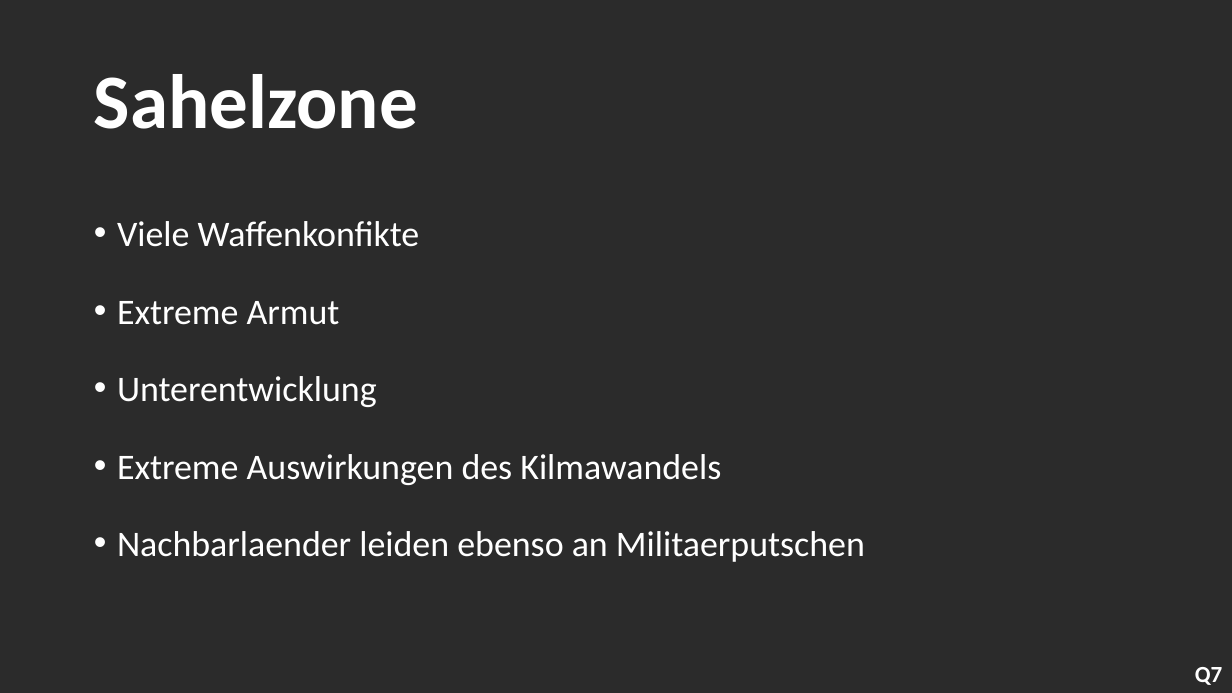
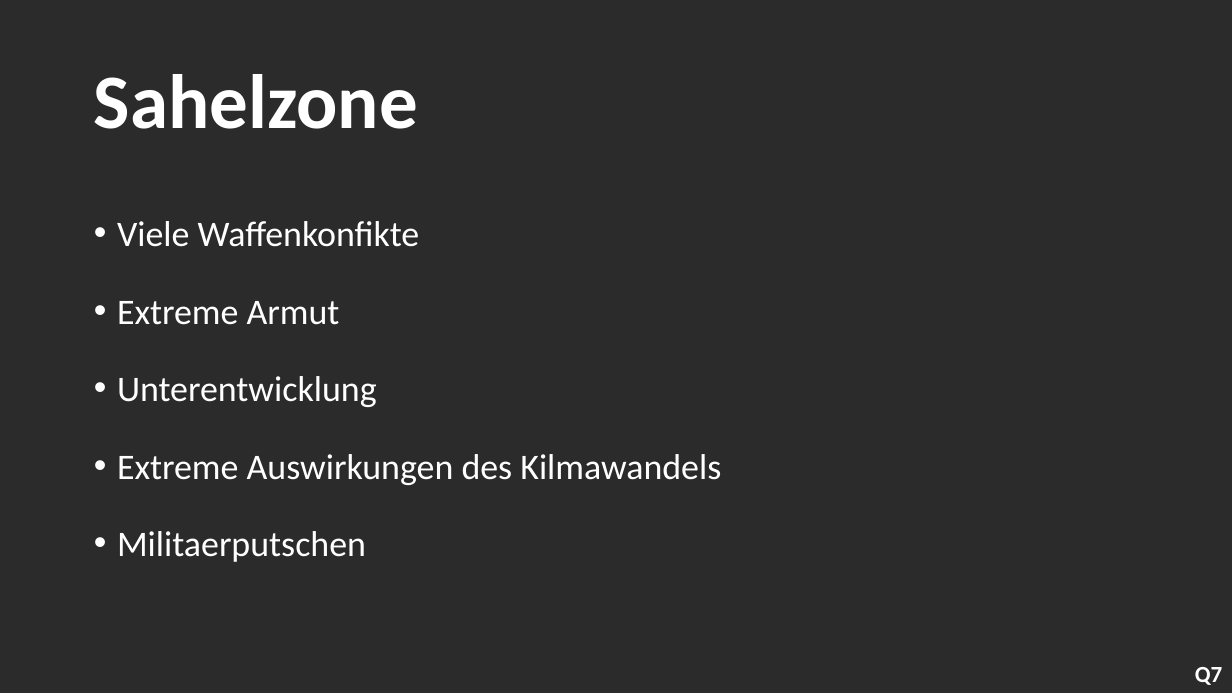
Before and after one commit to AH1M1-Org/School, a slide deck: slide 11 of Gesellschaftslehre/001_Gesellschaftlehre_Wochenbericht.pptx. Drawn at 1232x693 pixels with LibreOffice and Linux fonts; fonts in the diff are those of the drawing; background and template pictures are left out; a plain dark background stands for a picture behind light text. Boxes give left, top, right and bottom in pixels: in the first picture for what was removed or moved away, otherwise in the second. Text is boxed around its words. In the diff, an @@ line names an element or a change of style, - is before the commit and + after.

Commit message:
Gesellschaftslehre

```diff
--- a/Gesellschaftslehre/001_Gesellschaftlehre_Wochenbericht.pptx
+++ b/Gesellschaftslehre/001_Gesellschaftlehre_Wochenbericht.pptx
@@ text at (x1=117, y1=531, x2=366, y2=562): text changed @@
-• Nachbarlaender leiden ebenso an Militaerputschen
+• Militaerputschen
```
